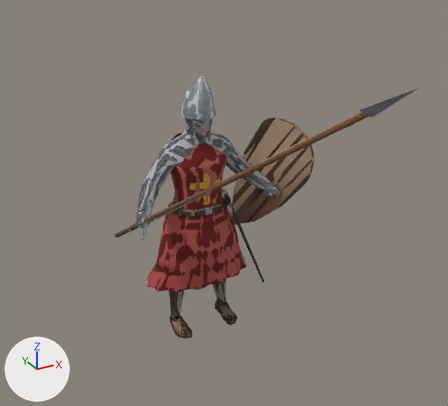
Before and after pictures for a commit that changed the glTF model assets/models/infantry_enemy.glb.
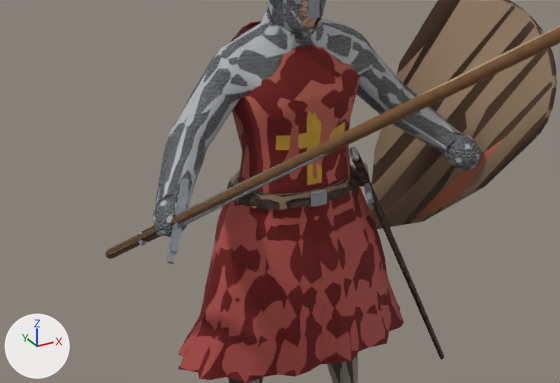
Each version appears first whole from a 50 mm lens placed at (-1.82, -3.72, 2.79), pointed at (-0.22, -0.83, 1.35), and next in a close-up on the part from 15% to 70% of the width and 30% to 72% of the height. The lights are fixed; the arrows at lower left show +X, +Y and +Z. The last two pictures show the newer version. Vertices at exactly the same position are counted once.

In view in the first close-up: 'soldier', 'soldier_far'.
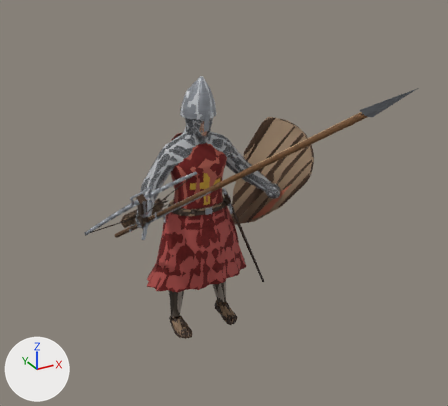
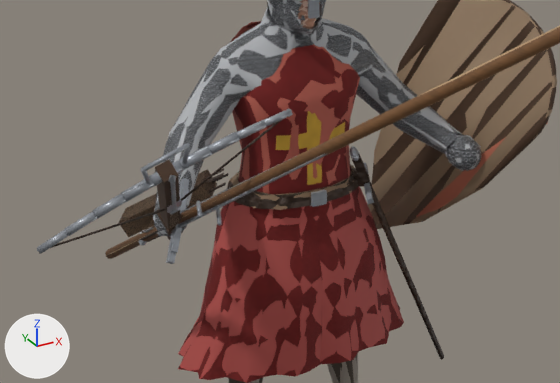
Boxes [x1, y1, x2, y2] around the edits, measured in the close-ups (560 x 383 px; the box of a moved part takes in the faces that stretch with it):
'soldier', reshaped: before [105, 0, 560, 383]; after [37, 0, 560, 383]
'soldier_far', reshaped: before [106, 0, 560, 383]; after [76, 0, 560, 383]
part 1 of me_soldier, added: after [209, 182, 226, 193]
part 2 of me_soldier, added: after [212, 173, 228, 183]
part 3 of me_soldier, added: after [206, 174, 223, 183]
part 4 of me_soldier, added: after [37, 109, 293, 254]
part 5 of me_soldier_far, moved or reshaped: before [198, 3, 534, 210]; after [76, 3, 534, 237]

The change in detail:
me_soldier is used by ob_soldier; location (0.0, 0.0, 0.0).
me_soldier had 8559 vertices, 15603 faces and spanned x -0.58..0.7, y -2.24..0.28, z 0.0..2.32.
me_soldier now has 8913 vertices, 16171 faces and spans x -1.0..0.7, y -2.24..0.31, z 0.0..2.32.
me_soldier part 1: the loose piece of 8 vertices spanning x -0.55..-0.49, y -0.3..-0.08, z 0.93..1.09 is copied, and the copy is multiplied about its middle by the matrix ((-0.141, -0.206, 0.036), (-0.053, -0.006, -0.246), (0.202, -0.146, -0.04)), then moved by (0.29, 0.25, -0.02); it spans x -0.26..-0.2, y 0.03..0.08, z 0.97..1.0.
me_soldier part 2: the loose piece of 8 vertices spanning x -0.55..-0.49, y -0.3..-0.08, z 0.93..1.09 is copied, and the copy is multiplied about its middle by the matrix ((-0.141, -0.206, 0.036), (-0.053, -0.006, -0.246), (0.202, -0.146, -0.04)), then moved by (0.32, 0.3, -0.02); it spans x -0.22..-0.17, y 0.08..0.12, z 0.98..1.01.
me_soldier part 3: the loose piece of 8 vertices spanning x -0.55..-0.49, y -0.3..-0.08, z 0.93..1.09 is copied, and the copy is multiplied about its middle by the matrix ((-0.141, -0.206, 0.036), (-0.053, -0.006, -0.246), (0.202, -0.146, -0.04)), then moved by (0.29, 0.27, 0.0); it spans x -0.26..-0.21, y 0.05..0.1, z 0.99..1.03.
me_soldier part 4: 282 vertices added at x -1.0..-0.2, y -0.83..0.31, z 0.8..1.54.
Other edits to the shape of me_soldier do not show in these pictures.
me_soldier_far is used by ob_soldier_far; location (0.0, 0.0, 0.0).
me_soldier_far had 1383 vertices, 2015 faces and spanned x -0.58..0.7, y -2.24..0.28, z 0.0..2.32.
me_soldier_far now has 1488 vertices, 2064 faces and spans x -1.0..0.7, y -2.24..0.31, z 0.0..2.32.
Part 5, on me_soldier_far:
27 vertices are removed from x -0.22..0.57, y -0.32..0.18, z 0.8..1.67.
127 faces are deleted.
3 vertices move within x -0.04..0.01, y -0.13, z 0.88..1.64.
133 vertices are added at x -1.0..0.54, y -0.83..0.31, z 0.8..1.67.
177 new faces join them.
Other edits to the shape of me_soldier_far do not show in these pictures.
